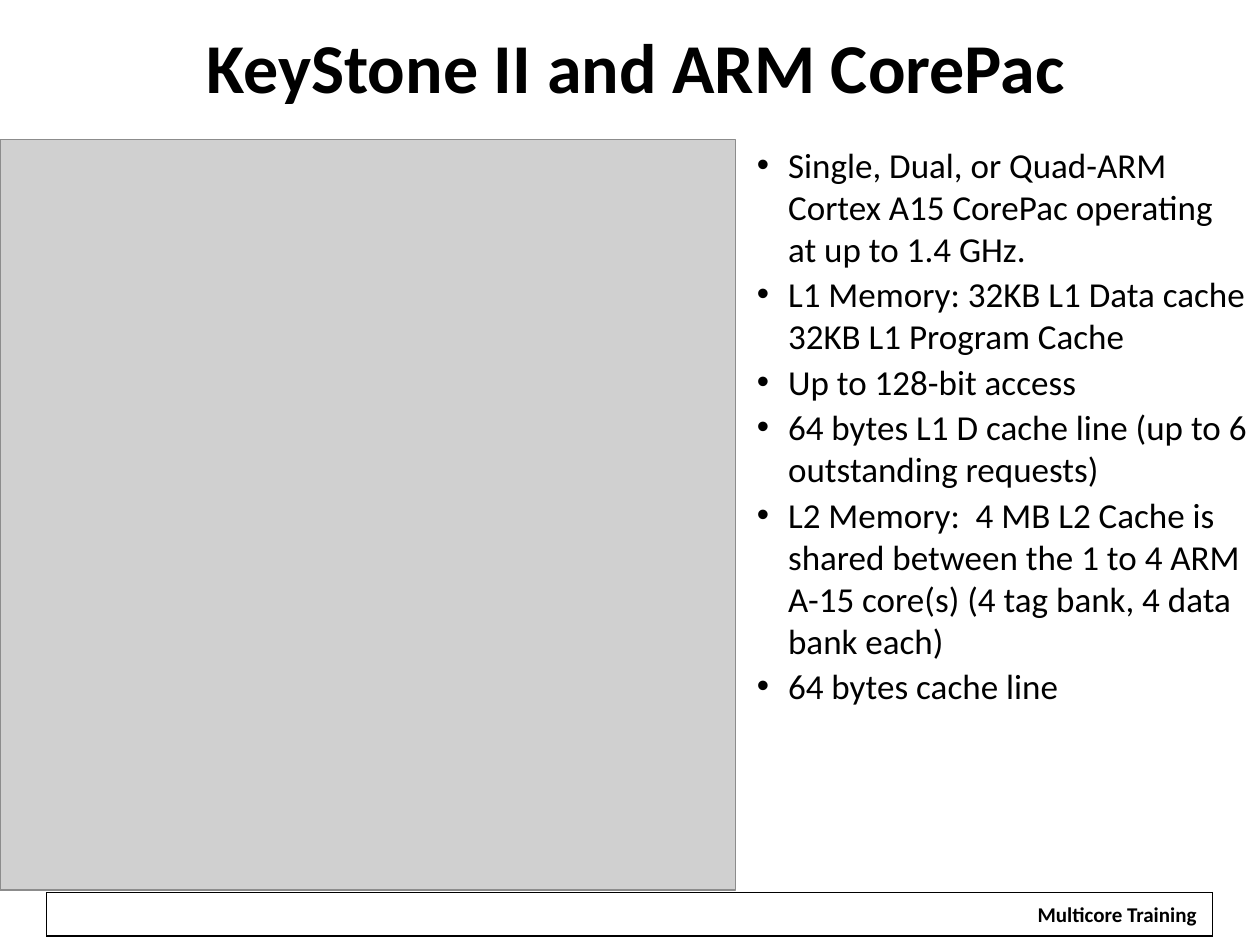
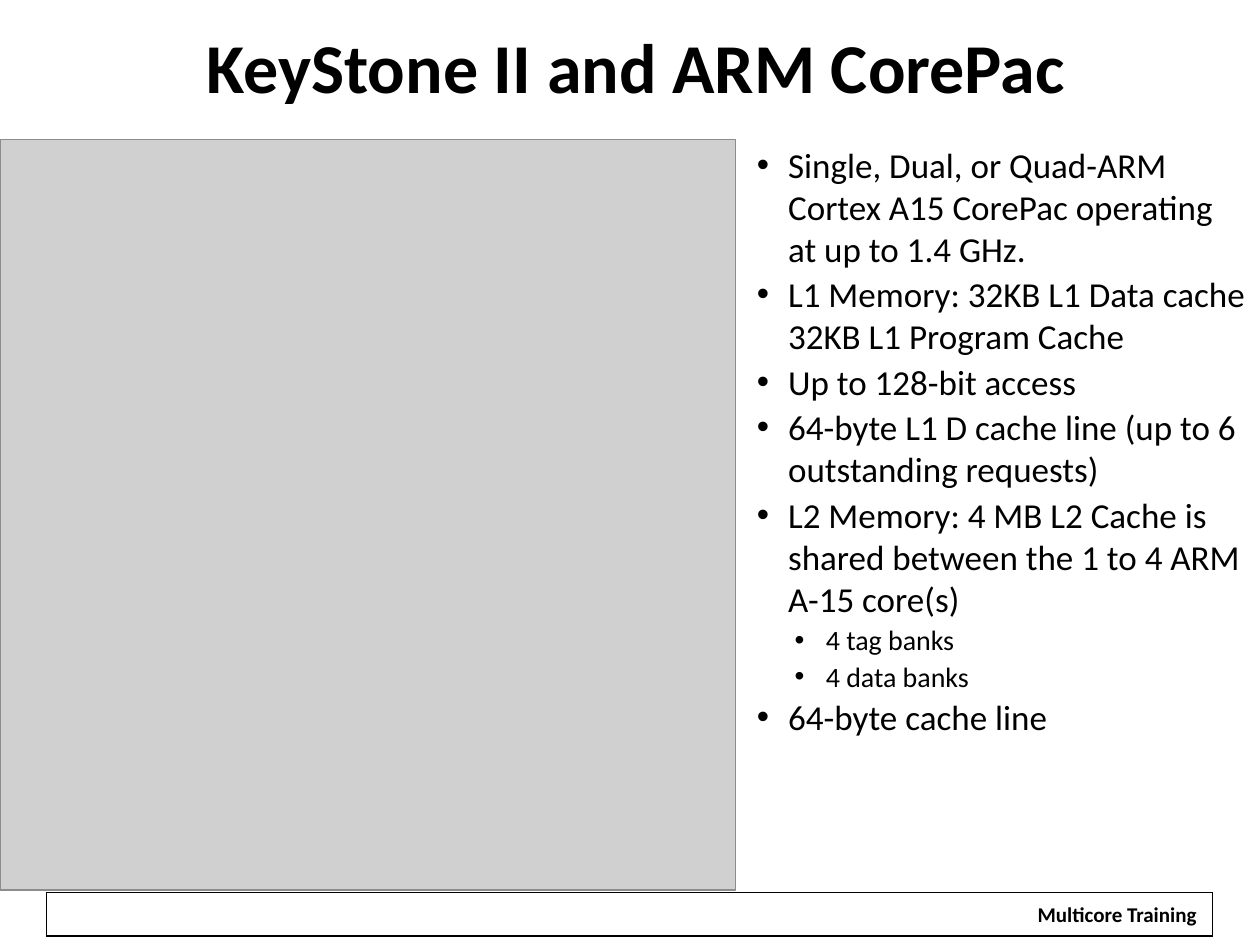
Before and after one commit to hari1989/keystone-workshop, a slide deck: slide 4 of slides/KeyStone ARM Overview.pptx. Drawn at 1260x945 pixels with LibreOffice and Linux fonts; fonts in the diff are those of the drawing; grey boxes stand for pictures; background and template pictures are left out. Boxes give left, top, right and bottom in pixels: in the first picture for what was removed or moved away, otherwise in the second. Text is boxed around its words. In the diff, an @@ line names an element or a change of style, - is before the commit and + after.

```diff
--- a/slides/KeyStone ARM Overview.pptx
+++ b/slides/KeyStone ARM Overview.pptx
@@ text at [788, 414, 1239, 736]: text changed @@
-• 64 bytes L1 D cache line (up to 6 outstanding requests)
-  • L2 Memory: 4 MB L2 Cache is shared between the 1 to 4 ARM A-15 core(s) (4 tag bank, 4 data bank each)
-• 64 bytes cache line
+• 64-byte L1 D cache line (up to 6 outstanding requests)
+  • L2 Memory: 4 MB L2 Cache is shared between the 1 to 4 ARM A-15 core(s)
+    • 4 tag banks
+    • 4 data banks
+• 64-byte cache line
```
Also in this commit, not shown: 29 other slides changed, 7 other files.
